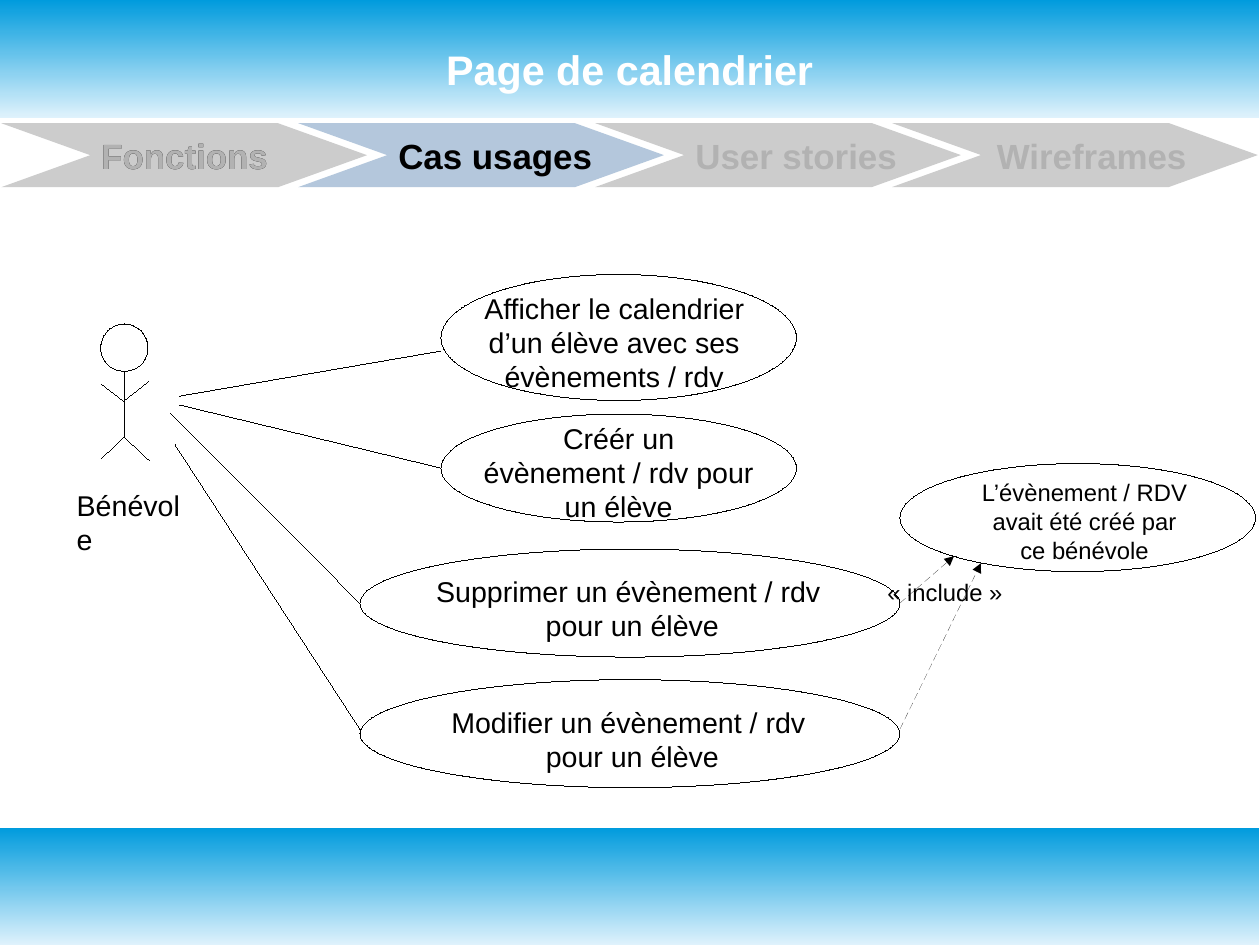
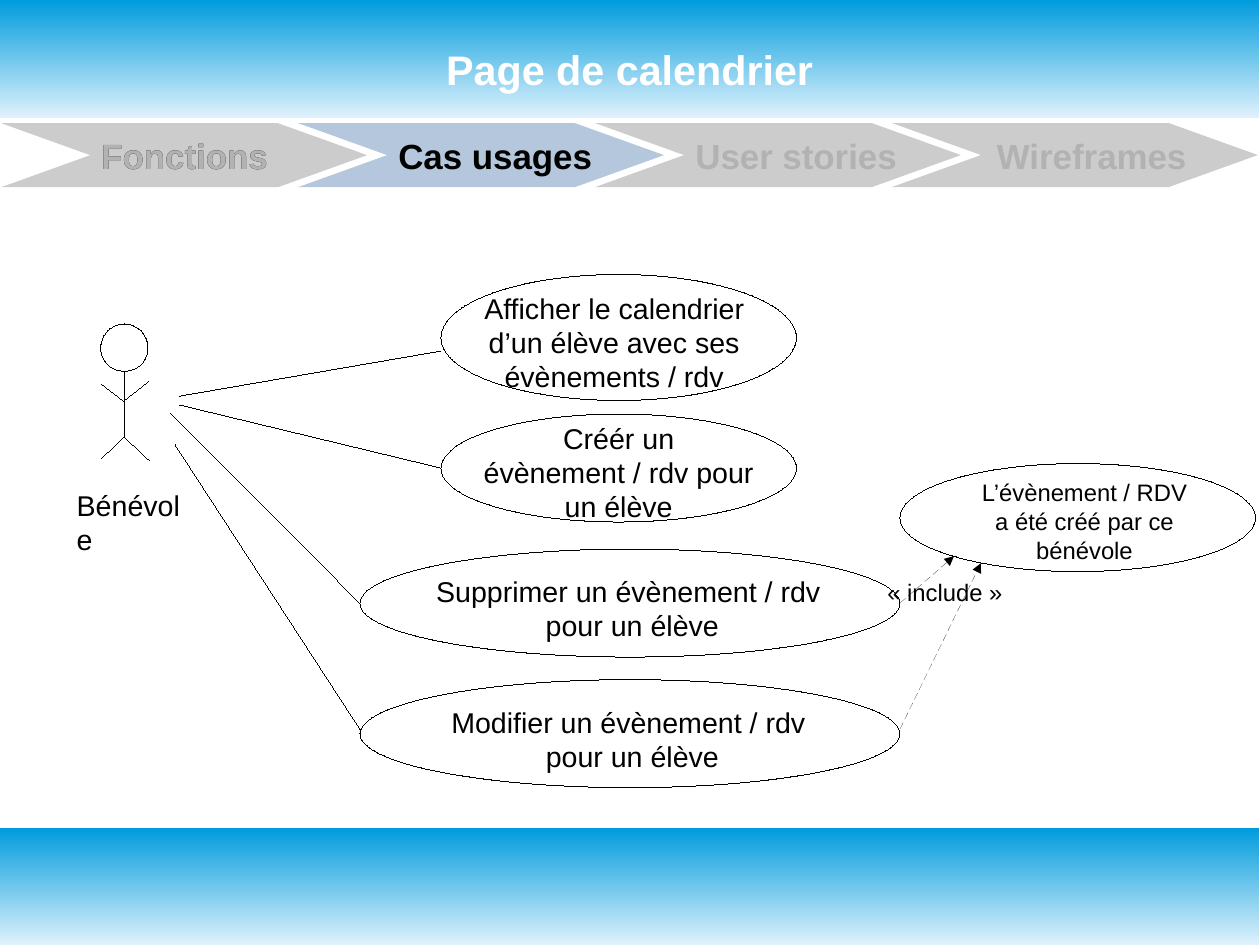
Before and after one commit to oliviersamin/P3_DesignezApplicationPythonAdapt-eBesoinsClient, a slide deck: slide 19 of P3_documentTravail.odp (slide 18 before the commit). Drawn at 1260x945 pixels with LibreOffice and Linux fonts; fonts in the diff are those of the drawing. Boxes give left, top, right and bottom in pixels: in the first picture for what was removed or moved away, otherwise in the second. Text is boxed around its words. In the diff, an @@ line names an element or a change of style, - is before the commit and + after.

```diff
--- a/P3_documentTravail.odp
+++ b/P3_documentTravail.odp
@@ text at [982, 483, 1187, 560]: text changed @@
-L’évènement / RDV avait été créé par ce bénévole
+L’évènement / RDV a été créé par ce bénévole
```
Also in this commit, not shown: 6 other slides changed, 1 slide added, 1 other file.
